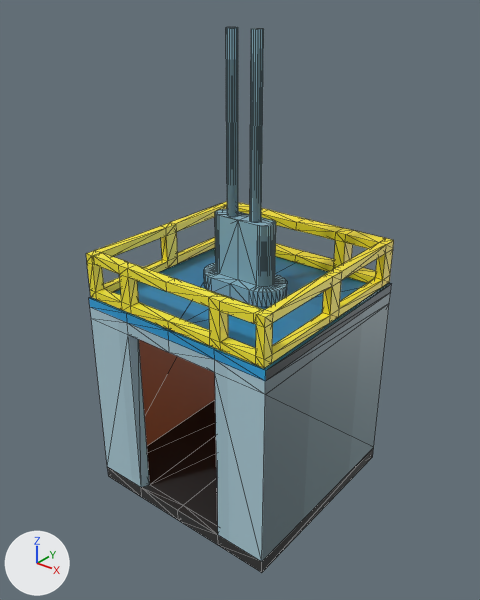
What one commit did to the glTF model blender_files/models.glb.
Both versions are drawn from a camera (50 mm lens) standing at (3.48, -4.37, 3.72) and looking at (0.02, -0.05, 1.04). The lights are fixed; the arrows at lower left show +X, +Y and +Z. Mesh edges are drawn as thin lines. Vertices at the same position are counted once.
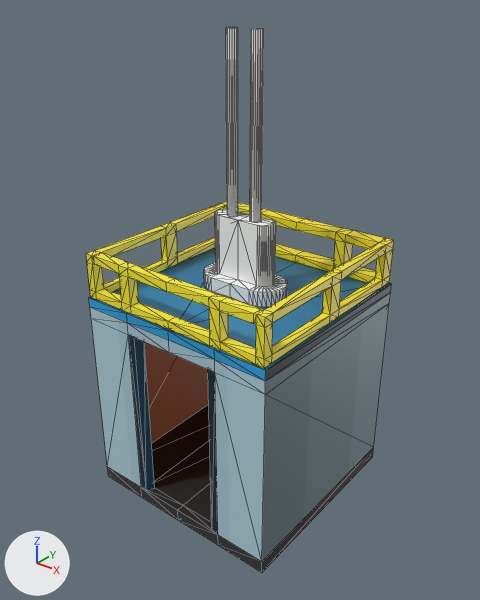
Changed parts and their boxes (x1, y1, x2, y2) in the pictures (480 x 600 px):
part 1 of me_cube_001, built on
    before: (129, 335, 150, 487)
    after: (129, 335, 155, 491)
part 2 of me_cube_001, built on (blue)
    after: (208, 370, 218, 534)
part 3 of me_cube_001, surface changed (cyan to grey)
    both: (204, 27, 287, 307)

The change, as a diff of the scene's bpy script:
```diff
--- a/blender_files/models.glb.py
+++ b/blender_files/models.glb.py
@@ me_cube_001 @@
 # used by ob_cube; location = (0.0, 0.0, 0.0)
-me_cube_001.from_pydata(...)  # 508 vertices, 1085 faces; spans x -1.0..1.0, y -0.97..1.03, z -0.96..3.36
+me_cube_001.from_pydata(...)  # 516 vertices, 1101 faces; spans x -1.0..1.0, y -0.97..1.03, z -0.96..3.36
+# me_cube_001 part 1
+# 2 faces are deleted
+# 4 vertices are added at (-0.43, -0.97, -0.83), (-0.43, -0.97, 0.89), (-0.39, -0.89, -0.83), (-0.39, -0.89, 0.89)
+# 10 new faces join them
+# me_cube_001 part 2
+# 2 faces are deleted
+# 4 vertices are added at (0.43, -0.97, -0.83), (0.43, -0.97, 0.89), (0.39, -0.89, -0.83), (0.39, -0.89, 0.89)
+# 10 new faces join them
+# me_cube_001 part 3: 453 kept faces spanning x -0.5..0.5, y -0.97..0.26, z 0.89..3.36 get new texture (UV) coordinates
 me_cube_001.materials.append(mat_material)
```
